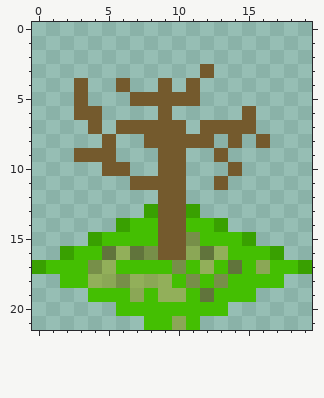
A pixel-art sprite gets an edit: image/tree2.png. The picture above was drawn from the file before the commit.
The file is 20x22 pixels. Colours within 5 levels of each other are drawn and written as one.
After:
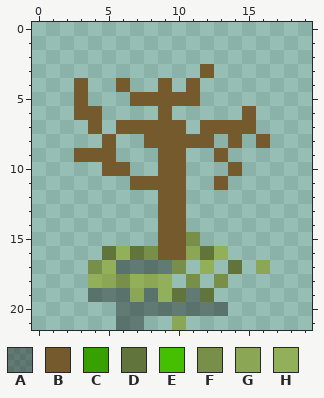
Palette (. is transparent): A #0a0a0a61  B #745a2d  C #39a001  D #61743c  E #44bf02  F #778f49  G #8ba756  H #92af5a
The edit:
@@ x 0..19 @@
 12 .........BB.........
-13 ........CBBC........
-14 ......CEEBBEEC......
-15 ....CEEEEBBFEEEC....
-16 ..CEEDHDFBBGDHEEEC..
-17 CEEEFHEEEEFEHEDEGEEC
-18 ..EEHGFHGHEFEFEEEE..
-19 ....EEEGEHHEDEEE....
-20 ......EEEEEEEE......
-21 ........EEGE........
+13 .........BB.........
+14 .........BB.........
+15 .........BBF........
+16 .....DHDFBBGDH......
+17 ....FHAAAAF.H.D.G...
+18 ....HGFHGH.F.F......
+19 ....AAAGAHDAD.......
+20 ......AAAAAAAA......
+21 ......AA..G.........
Changed places in both pictures, as pixel boxes (x1, y1, x2, y2):
changed: (32, 204, 312, 330)
